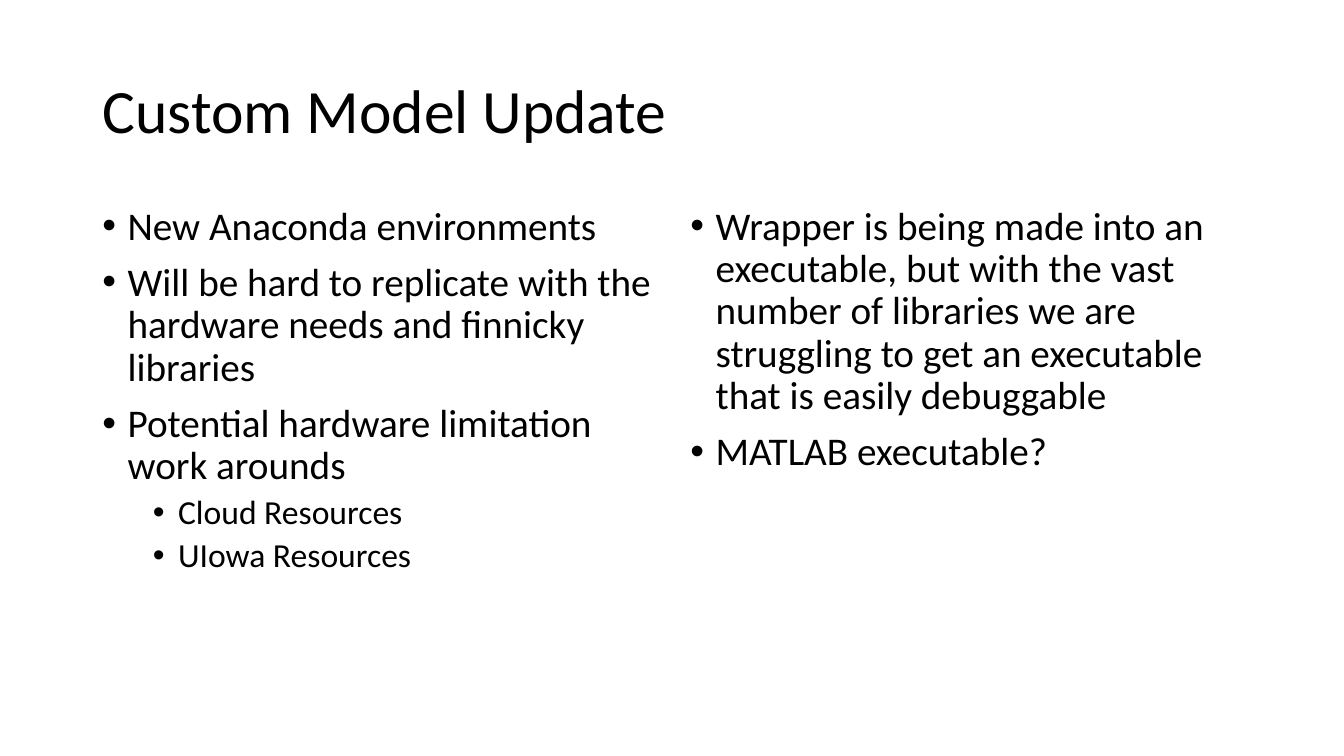
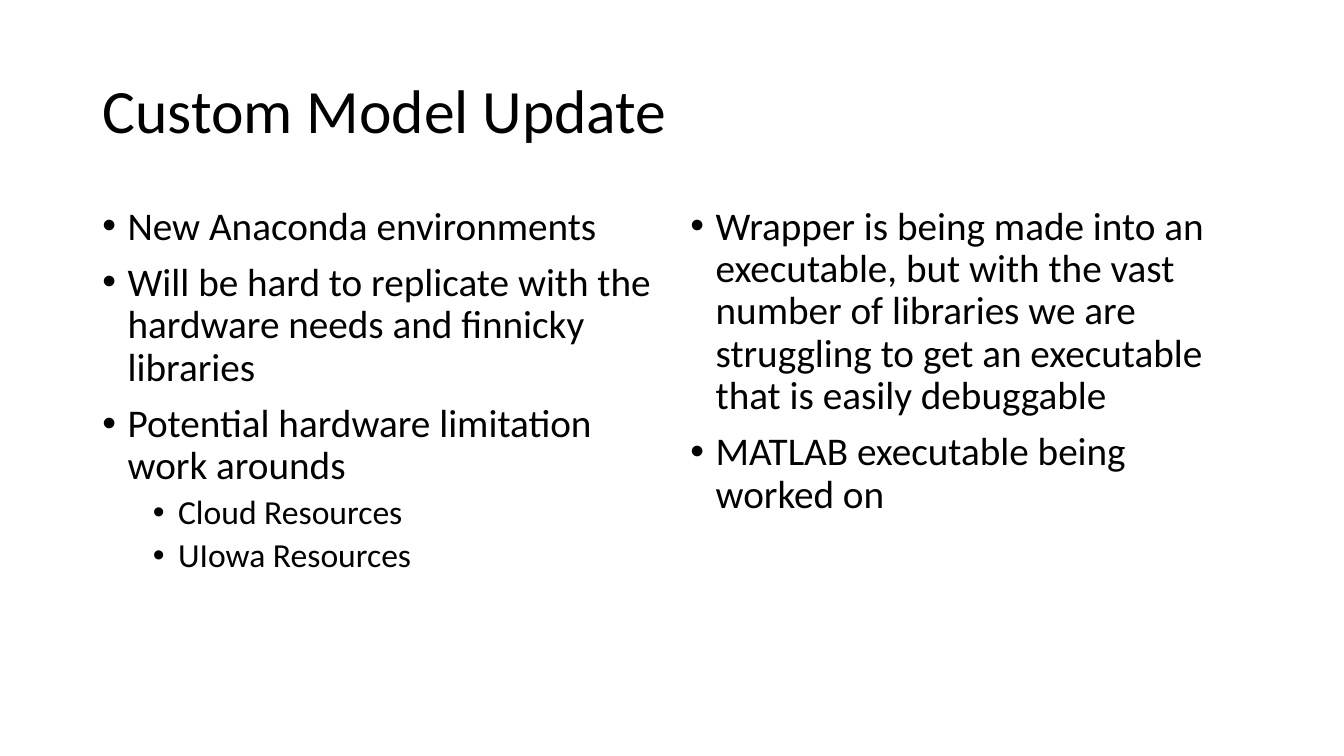
Before and after one commit to daea69twins/voiceseperation, a slide deck: slide 2 of Bi-Weekly Reports/Week 9.pptx. Drawn at 1344x756 pixels with LibreOffice and Linux fonts; fonts in the diff are those of the drawing. Boxes give left, top, right and bottom in pixels: in the first picture for what was removed or moved away, otherwise in the second. Text is boxed around its words. In the diff, an @@ line names an element or a change of style, - is before the commit and + after.

```diff
--- a/Bi-Weekly Reports/Week 9.pptx
+++ b/Bi-Weekly Reports/Week 9.pptx
@@ text at (x1=716, y1=437, x2=1126, y2=509): text changed @@
-• MATLAB executable?
+• MATLAB executable being worked on
```
Also in this commit, not shown: 1 slide added, 4 other files.
